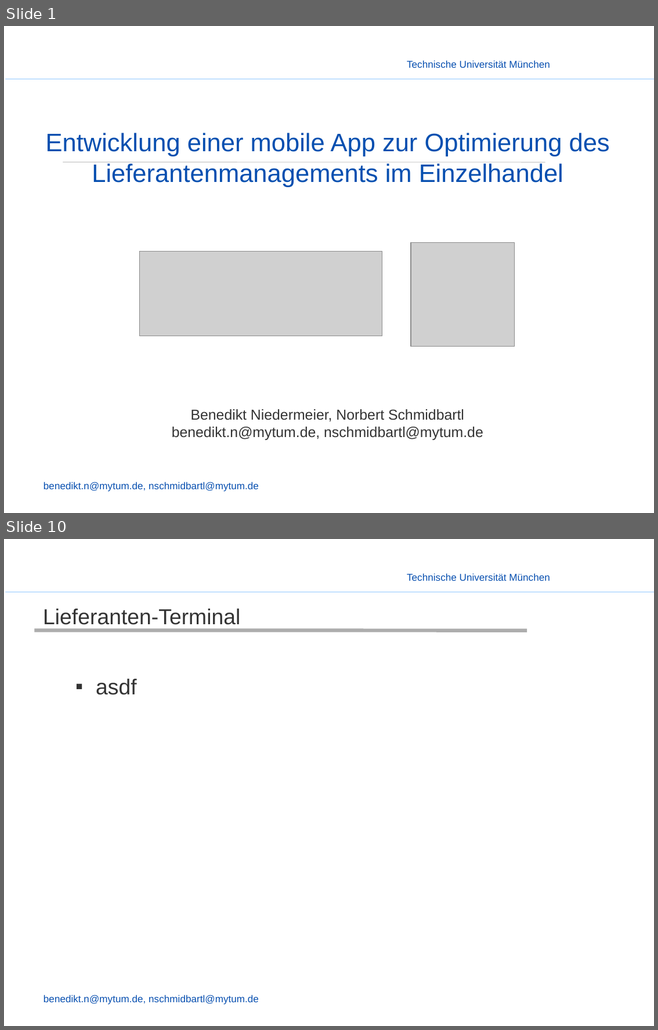
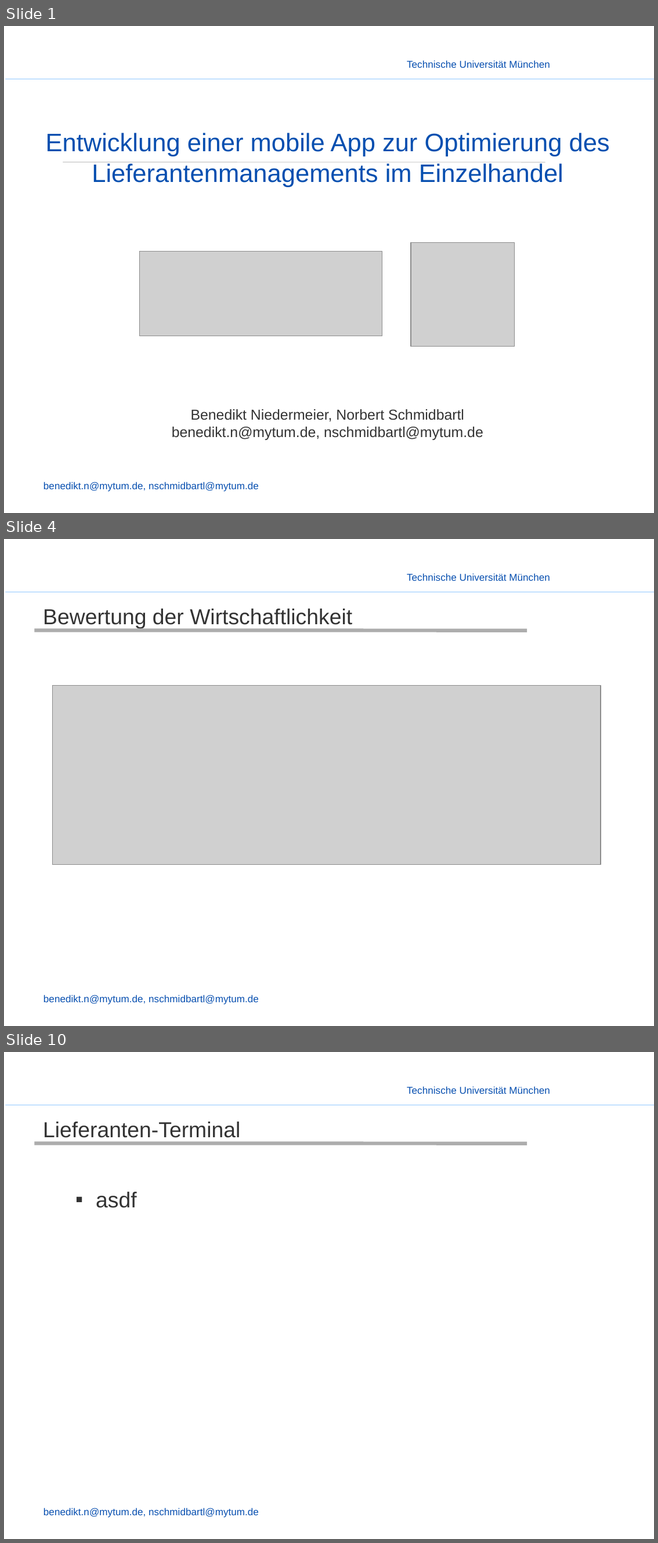
Before and after one commit to enjayes/logistikapp, a slide deck: Präsentation/Presentation - Benjo.pptx. Shown one above the other, each under a label of ours: slides 1 and 10 before the commit, slides 1, 4 and 10 after it; the slides between them are not shown. The pictures are 658x1030 and 658x1543 pixels, drawn with LibreOffice and Linux fonts; fonts in the diff are those of the drawing; grey boxes stand for pictures; background and template pictures are left out. Boxes give left, top, right and bottom in pixels: in the first picture for what was removed or moved away, otherwise in the second. Text is boxed around its words. In the diff, an @@ line names an element or a change of style, - is before the commit and + after.

```diff
--- a/Präsentation/Presentation - Benjo.pptx
+++ b/Präsentation/Presentation - Benjo.pptx
@@ slide 4 added at box(4, 539, 654, 1026), background picture (left out); not listed: 3 template elements that a slide beside it also shows @@
@@ title added at box(43, 609, 352, 629), 24 pt, text #333333 @@
+Bewertung der Wirtschaftlichkeit
@@ line added from (35, 631) to (527, 631), #ADADAD 4 pt @@
@@ picture added at box(53, 685, 600, 864) @@
```
Also in this commit, not shown: 1 slide changed, 6 other slides added, 7 slides removed, 1 other file.
